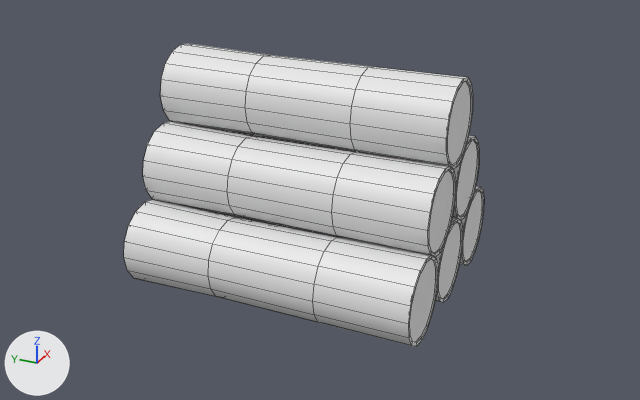
The FBX model Assets/Oversmith/Objects/Gameplay/Items/Wood/WoodPilePH.fbx, before and after one commit.
The view is the same before and after, from a camera (50 mm lens) standing at (-2.46, 2.06, 2.53) and looking at (2.05, 4.09, 0.28). Lighting does not change. The marker at lower left points along +X, +Y and +Z. Mesh edges are drawn as thin lines.

Objects in the first picture: 'WoodPile'.
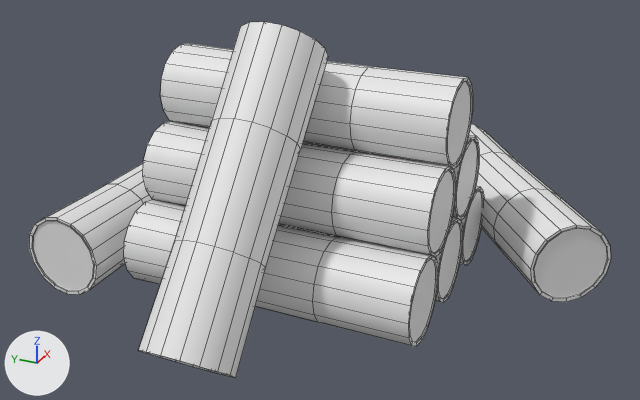
Where the newer file only moved an object's origin or applied its transform, the numbers keep the older frame.

What changed in the scene script:
```text
Change me_cylinder_004:
    where me_cylinder_004.from_pydata(...)  # 768 vertices, 684 faces; spans x -1.28..0.26, y -0.9..0.91, z -0.26..1.12
    used by ob_woodpile; location = (2.636, 4.164, 0.0)
    me_cylinder_004 part 1: the loose piece of 128 vertices spanning x -0.26..0.26, y -0.9..0.91, z -0.26..0.26 is copied, and the copy is turned -52.9 degrees about the z axis through its middle, then moved by (0.46, -1.02, 0.0); it spans x -0.42..1.33, y -1.77..-0.27, z -0.26..0.26
    me_cylinder_004 part 2: the loose piece of 128 vertices spanning x -1.02..-0.5, y -0.9..0.91, z 0.17..0.69 is copied, and the copy is multiplied about its middle by the matrix ((-0.51, -0.652, -0.561), (0.744, -0.007, -0.669), (0.432, -0.758, 0.488)), then moved by (-0.6, 0.05, 0.16); it spans x -2.15..-0.58, y -0.21..0.32, z -0.26..1.44
    me_cylinder_004 part 3: the loose piece of 128 vertices spanning x -0.77..-0.25, y -0.9..0.91, z -0.26..0.26 is copied, and the copy is turned 88.5 degrees about the z axis through its middle, then moved by (-0.01, 1.22, 0.0); it spans x -1.43..0.39, y 0.94..1.51, z -0.26..0.26
```

Where the change shows, as pixel boxes [x1, y1, x2, y2] in the pictures (640 x 400 px):
'WoodPile', reshaped (61% wider, 18% taller): before [124, 44, 484, 346]; after [29, 22, 611, 378]
part 1 of me_cylinder_004, added: after [469, 124, 611, 302]
part 2 of me_cylinder_004, added: after [138, 22, 328, 378]
part 3 of me_cylinder_004, added: after [29, 163, 152, 295]
